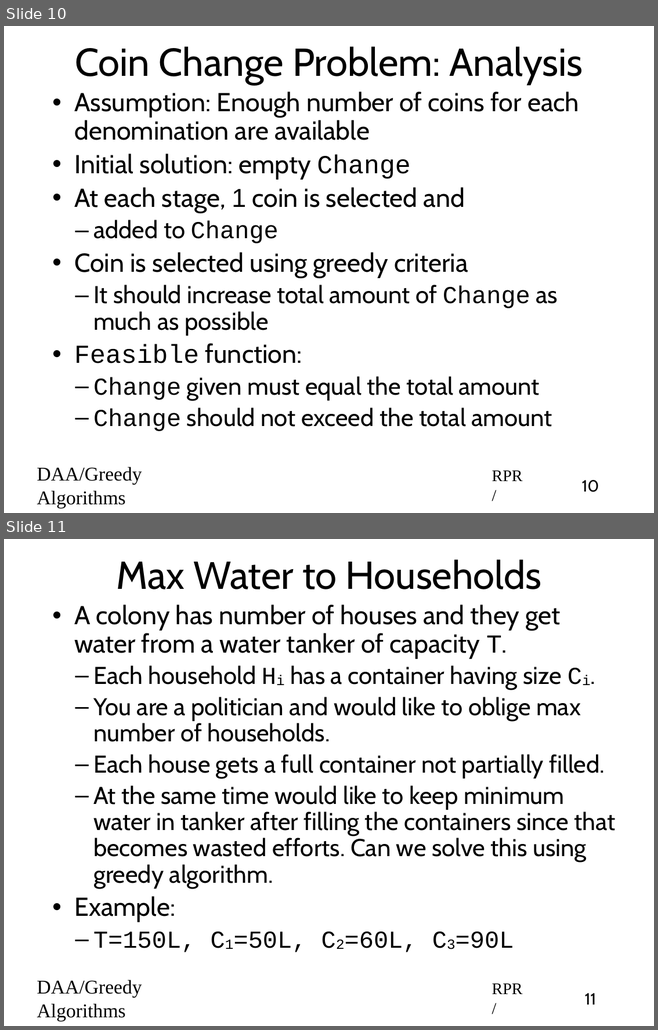
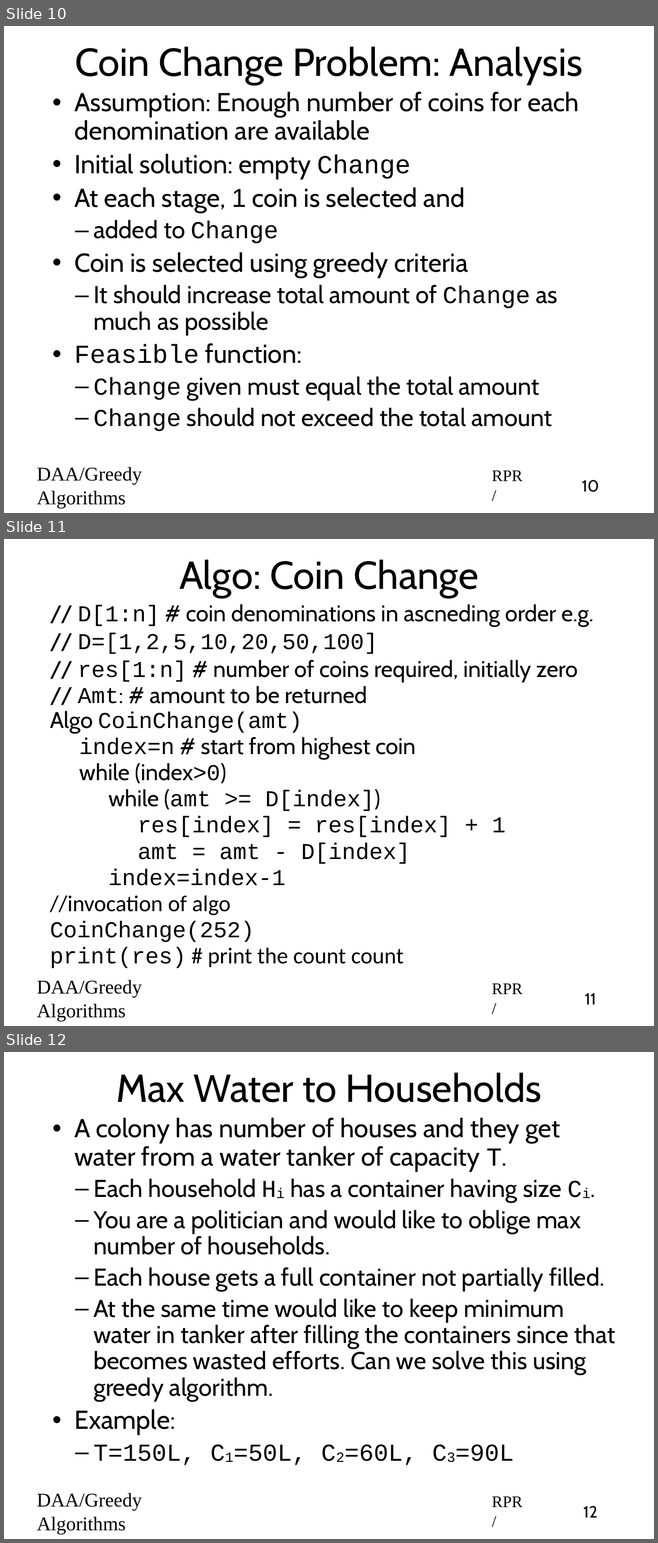
Before and after one commit to rprustagi/2019-17CS43-DAA, a slide deck: Slides-RPR/2019-H1-DAA-L21-Greedy-Algo-overview.pptx. Shown one above the other, each under a label of ours: slides 10 and 11 before the commit, slides 10, 11 and 12 after it. The pictures are 658x1030 and 658x1543 pixels, drawn with LibreOffice and Linux fonts; fonts in the diff are those of the drawing. Boxes give left, top, right and bottom in pixels: in the first picture for what was removed or moved away, otherwise in the second. Text is boxed around its words. In the diff, an @@ line names an element or a change of style, - is before the commit and + after.

```diff
--- a/Slides-RPR/2019-H1-DAA-L21-Greedy-Algo-overview.pptx
+++ b/Slides-RPR/2019-H1-DAA-L21-Greedy-Algo-overview.pptx
@@ slide 11 added at [4, 539, 654, 1026], background #FFFFFF @@
@@ title added at [179, 559, 478, 598], 48 pt, text #000000 @@
+Algo: Coin Change
@@ text added at [50, 604, 593, 968], 28 pt, text #000000 @@
+// D[1:n] # coin denominations in ascneding order e.g.
+// D=[1,2,5,10,20,50,100]
+// res[1:n] # number of coins required, initially zero
+// Amt: # amount to be returned
+Algo CoinChange(amt)
+    index=n # start from highest coin
+    while (index>0)
+        while (amt >= D[index])
+            res[index] = res[index] + 1
+            amt = amt - D[index]
+        index=index-1
+//invocation of algo
+CoinChange(252)
+print(res) # print the count count
@@ text added at [37, 980, 142, 1021], 24 pt, text #000000 @@
+DAA/Greedy Algorithms
@@ text added at [492, 983, 523, 994], 20 pt, text #000000 @@
+RPR/
@@ page number added at [585, 993, 596, 1005], 20 pt, text #000000 @@
+11
@@ what was slide 11 is now slide 12 @@
@@ page number at [583, 1506, 597, 1518]: text changed @@
-11
+12
```
Also in this commit, not shown: 1 slide changed, 1 other slide added, 11 other files.
